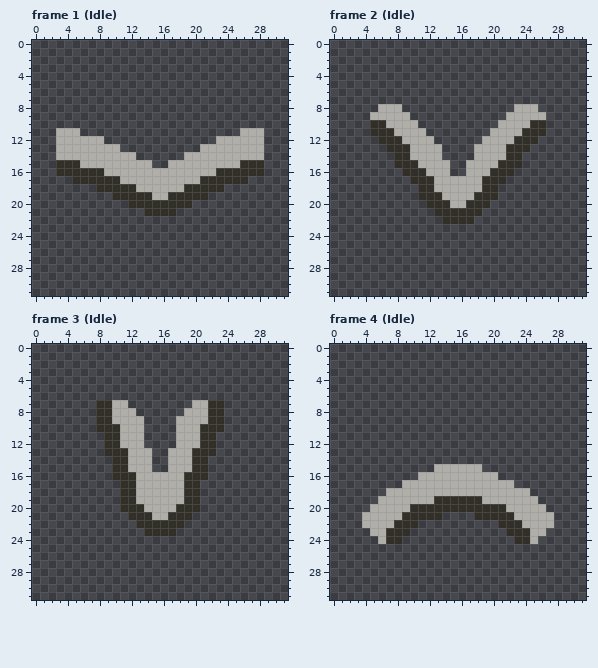
Two versions of one pixel-art file, Assets/enemies/flyingTome.aseprite. Above: the version before the commit.
32x32 pixels, 15 frames. Shown: frame 1 (Idle), frame 2 (Idle), frame 3 (Idle), frame 4 (Idle). The commit also changed other frames, which this record leaves out.
And afterwards:
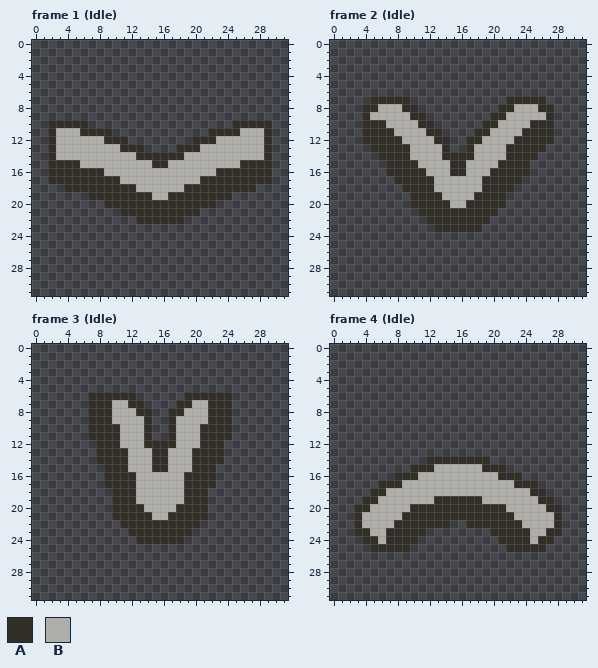
Palette (. is transparent): A #312f28  B #b0aea9
Log entry: Added outline and page flipping animation on attack to Flying Tome enemy
Changes in this commit:
Frame 1 (Idle), layer "Layer 1":
y 10: x 2..6 ..... -> AAAAA; x 25..29 ..... -> AAAAA
y 11: x 2 . -> A; x 6..9 .... -> AAAA; x 22..25 .... -> AAAA; x 29 . -> A
y 12: x 2 . -> A; x 9..11 ... -> AAA; x 20..22 ... -> AAA; x 29 . -> A
y 13: x 2 . -> A; x 11..13 ... -> AAA; x 18..20 ... -> AAA; x 29 . -> A
y 14: x 2 . -> A; x 13..18 ...... -> AAAAAA; x 29 . -> A
y 15: x 2 . -> A; x 15..16 .. -> AA; x 29 . -> A
y 16: x 2 . -> A; x 29 . -> A
y 17: x 2..4 ... -> AAA; x 27..29 ... -> AAA
y 18: x 4..7 .... -> AAAA; x 24..27 .... -> AAAA
y 19: x 7..9 ... -> AAA; x 22..24 ... -> AAA
y 20: x 9..11 ... -> AAA; x 20..22 ... -> AAA
y 21: x 11..13 ... -> AAA; x 18..20 ... -> AAA
y 22: x 13..18 ...... -> AAAAAA
Frame 2 (Idle), layer "Layer 1":
y 7: x 5..9 ..... -> AAAAA; x 22..26 ..... -> AAAAA
y 8: x 4..5 .. -> AA; x 9..10 .. -> AA; x 21..22 .. -> AA; x 26..27 .. -> AA
y 9: x 4 . -> A; x 10..11 .. -> AA; x 20..21 .. -> AA; x 27 . -> A
y 10: x 4 . -> A; x 11..12 .. -> AA; x 19..20 .. -> AA; x 27 . -> A
y 11: x 4 . -> A; x 12..13 .. -> AA; x 18..19 .. -> AA; x 27 . -> A
y 12: x 4..5 .. -> AA; x 13..14 .. -> AA; x 17..18 .. -> AA; x 26..27 .. -> AA
y 13: x 5..6 .. -> AA; x 14 . -> A; x 17 . -> A; x 25..26 .. -> AA
y 14: x 6..7 .. -> AA; x 14..17 .... -> AAAA; x 24..25 .. -> AA
y 15: x 7 . -> A; x 15..16 .. -> AA; x 24 . -> A
y 16: x 7..8 .. -> AA; x 15..16 .. -> AA; x 23..24 .. -> AA
y 17: x 8..9 .. -> AA; x 22..23 .. -> AA
y 18: x 9..10 .. -> AA; x 21..22 .. -> AA
y 19: x 10 . -> A; x 21 . -> A
y 20: x 10..11 .. -> AA; x 20..21 .. -> AA
y 21: x 11..12 .. -> AA; x 19..20 .. -> AA
y 22: x 12..13 .. -> AA; x 18..19 .. -> AA
y 23: x 13..18 ...... -> AAAAAA
Frame 3 (Idle), layer "Layer 1":
y 6: x 7..12 ...... -> AAAAAA; x 19..24 ...... -> AAAAAA
y 7: x 7 . -> A; x 12..13 .. -> AA; x 18..19 .. -> AA; x 24 . -> A
y 8: x 7 . -> A; x 13..14 .. -> AA; x 17..18 .. -> AA; x 24 . -> A
y 9..10: x 7 . -> A; x 14 . -> A; x 17 . -> A; x 24 . -> A
y 11: x 7..8 .. -> AA; x 14 . -> A; x 17 . -> A; x 23..24 .. -> AA
y 12: x 8 . -> A; x 14..17 .... -> AAAA; x 23 . -> A
y 13: x 8 . -> A; x 15..16 .. -> AA; x 23 . -> A
y 14: x 8..9 .. -> AA; x 15..16 .. -> AA; x 22..23 .. -> AA
y 15: x 9 . -> A; x 15..16 .. -> AA; x 22 . -> A
y 16: x 9 . -> A; x 22 . -> A
y 17: x 9..10 .. -> AA; x 21..22 .. -> AA
y 18..20: x 10 . -> A; x 21 . -> A
y 21: x 10..11 .. -> AA; x 20..21 .. -> AA
y 22: x 11..12 .. -> AA; x 19..20 .. -> AA
y 23: x 12..13 .. -> AA; x 18..19 .. -> AA
y 24: x 13..18 ...... -> AAAAAA
Frame 4 (Idle), layer "Layer 1":
y 14: x 12..19 ........ -> AAAAAAAA
y 15: x 10..12 ... -> AAA; x 19..21 ... -> AAA
y 16: x 8..10 ... -> AAA; x 21..23 ... -> AAA
y 17: x 6..8 ... -> AAA; x 23..25 ... -> AAA
y 18: x 5..6 .. -> AA; x 25..26 .. -> AA
y 19: x 4..5 .. -> AA; x 26..27 .. -> AA
y 20: x 3..4 .. -> AA; x 27..28 .. -> AA
y 21: x 3 . -> A; x 14..17 .... -> AAAA; x 28 . -> A
y 22: x 3 . -> A; x 11..14 .... -> AAAA; x 17..20 .... -> AAAA; x 28 . -> A
y 23: x 3..4 .. -> AA; x 10..11 .. -> AA; x 20..21 .. -> AA; x 27..28 .. -> AA
y 24: x 4..5 .. -> AA; x 9..10 .. -> AA; x 21..22 .. -> AA; x 26..27 .. -> AA
y 25: x 5..9 ..... -> AAAAA; x 22..26 ..... -> AAAAA
Changed places in both pictures, as pixel boxes (x1, y1, x2, y2):
added: (48, 120, 272, 224)
added: (362, 96, 554, 232)
added: (88, 392, 232, 544)
added: (354, 456, 562, 552)
